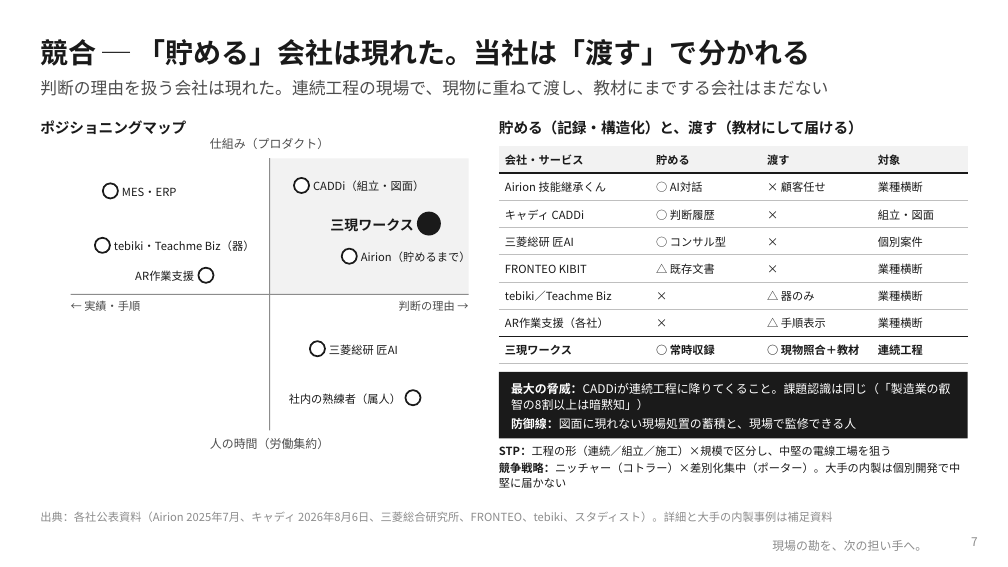
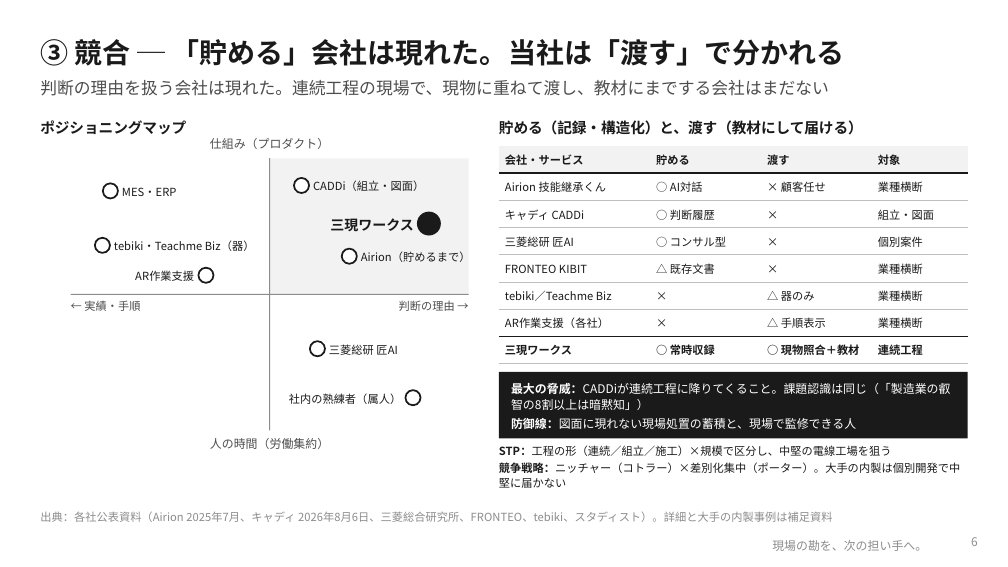
Before and after one commit to SEITOSHIKI/-ai-commute-audio-, a slide deck: slide 6 of deck/令和の虎_事業計画書_三現ワークス.pptx (slide 7 before the commit). Drawn at 1008x567 pixels with LibreOffice and Linux fonts; fonts in the diff are those of the drawing; background and template pictures are left out. Boxes give left, top, right and bottom in pixels: in the first picture for what was removed or moved away, otherwise in the second. Text is boxed around its words. In the diff, an @@ line names an element or a change of style, - is before the commit and + after.

```diff
--- a/deck/令和の虎_事業計画書_三現ワークス.pptx
+++ b/deck/令和の虎_事業計画書_三現ワークス.pptx
@@ text at (x1=40, y1=39, x2=845, y2=66): text changed @@
-競合 ─ 「貯める」会社は現れた。当社は「渡す」で分かれる
+③ 競合 ─ 「貯める」会社は現れた。当社は「渡す」で分かれる
@@ page number at (x1=971, y1=537, x2=978, y2=546): text changed @@
-7
+6
```
Also in this commit, not shown: 4 other slides changed, 6 slides added, 3 slides removed, 4 other files.
